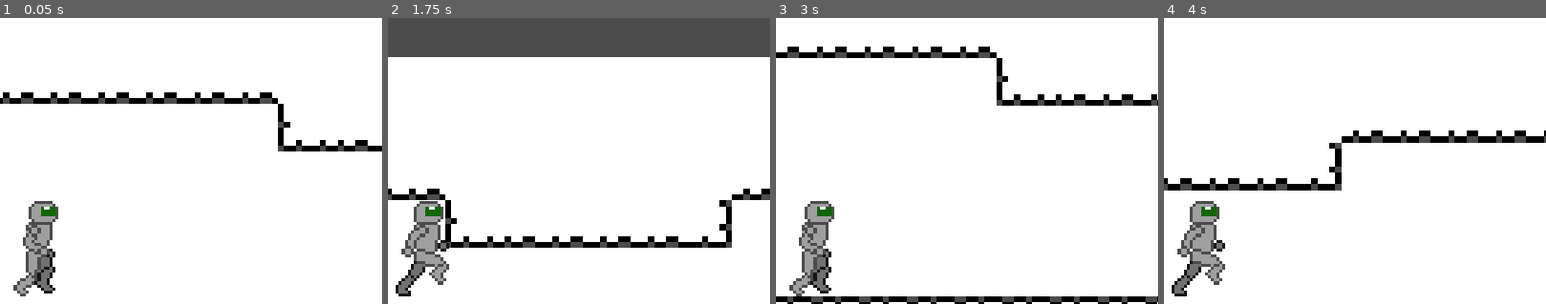
Above: before the commit, frames 1-4 (left to right).
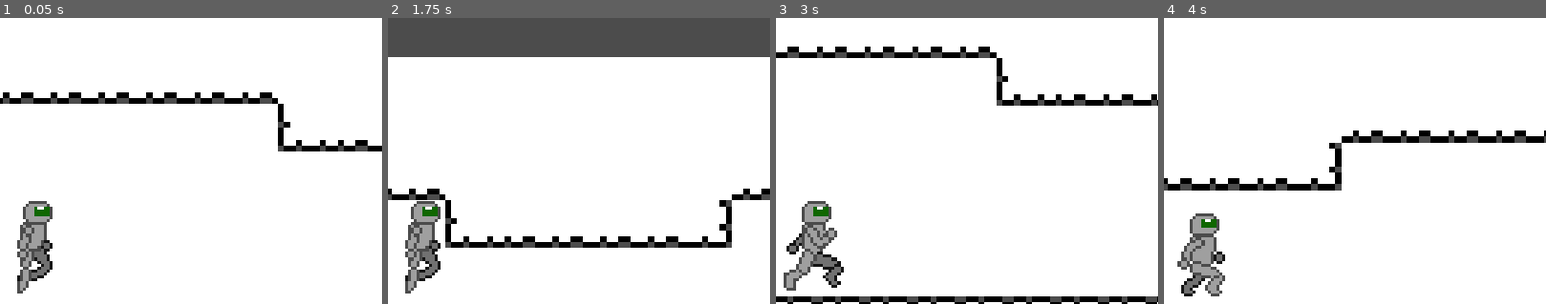
Above: after the commit, the same moments.

Repository: CRosenauer/Lost-Robot
Game: Godot game, scene res://Levels/Test/TestLevel.tscn
Two runs of this game, one before a commit and one after it. Both use one fixed random seed, a clock stepped at 60 frames per second and the inputs below.
Inputs:
- Up to frame 1 (0.05 s): no input
- Up to frame 2 (1.75 s): tap Enter at 0.5 s; hold D (InputRight) from 0.53 s (still down); tap J (InputDash) at 0.6 s; tap Space (InputJump) at 0.77, 1.52 s; tap K (InputGrapple) at 1.35 s
- Up to frame 3 (3 s): release D (InputRight) at 2.03 s; hold A (InputLeft) 2.03-2.78 s; tap J (InputDash) at 2.1 s; hold D (InputRight) from 2.78 s (still down); tap K (InputGrapple) at 2.85 s
- Up to frame 4 (4 s): keep holding D (InputRight); tap Space (InputJump) at 3.02, 3.77 s; tap J (InputDash) at 3.6 s
The pictures show only the part of the screen within x 45-95%, y 10-60%; the shares and areas given below are measured in that part.

The runs differ from the first frame. In frame 1, 2.0% of the frame differs, in the area x 3-16%, y 64-98%; in frame 2, 1.9%; in frame 3, 2.1%; in frame 4, 2.4%, in the area x 2-16%, y 64-98%.

Commit message:
Walljump anims. Still buggy. Added export exe

Diff:
--- a/src/Entity/Characters/Player/Player.gd
+++ b/src/Entity/Characters/Player/Player.gd
@@ -66,8 +66,10 @@
 func _on_locomotion_stateChanged(state):
 	match state:
 		LOCOMOTIONSTATES.LocomotionStates.Jump:
+			$Components/AnimatedComponent.SetAnimation("GroundJump")
 			m_velocity.y =  JumpVelocity
 		LOCOMOTIONSTATES.LocomotionStates.WallJump:
+			$Components/AnimatedComponent.SetAnimation("Jump")
 			if(m_inputs[INPUTS.Input_Right] != 0):
 				m_velocity.x = m_inputs[INPUTS.Input_Right] * WallJumpVelocity.x
 			else:
@@ -88,3 +90,5 @@
 			else:
 				m_velocity.x = GetDirection() * AirDashVelocity.x
 			m_velocity.y = AirDashVelocity.y
+		LOCOMOTIONSTATES.LocomotionStates.PreWallJump:
+			$Components/AnimatedComponent.SetAnimation("PreWallJump")
--- a/src/Entity/Characters/Player/Player.tscn
+++ b/src/Entity/Characters/Player/Player.tscn
@@ -7,8 +7,10 @@
 [ext_resource path="res://Entity/StateMachine/LocomotionStateMachine.tscn" type="PackedScene" id=5]
 [ext_resource path="res://Assets/Character/Idle.png" type="Texture" id=6]
 [ext_resource path="res://Assets/Character/Walk4.png" type="Texture" id=7]
+[ext_resource path="res://Assets/Character/Jump1.png" type="Texture" id=8]
 [ext_resource path="res://Assets/Character/Walk2.png" type="Texture" id=9]
 [ext_resource path="res://Assets/Character/Walk3.png" type="Texture" id=10]
+[ext_resource path="res://Assets/Character/WallJump.png" type="Texture" id=11]
 
 [sub_resource type="SpriteFrames" id=2]
 animations = [ {
@@ -26,6 +28,21 @@
 "loop": true,
 "name": "Walk",
 "speed": 5.0
+}, {
+"frames": [ ExtResource( 8 ), ExtResource( 9 ) ],
+"loop": true,
+"name": "GroundJump",
+"speed": 5.0
+}, {
+"frames": [ ExtResource( 9 ) ],
+"loop": true,
+"name": "Jump",
+"speed": 5.0
+}, {
+"frames": [ ExtResource( 11 ) ],
+"loop": true,
+"name": "PreWallJump",
+"speed": 5.0
 } ]
 
 [sub_resource type="RectangleShape2D" id=1]
@@ -38,7 +55,7 @@
 
 [node name="AnimatedComponent" parent="Components" index="1" instance=ExtResource( 3 )]
 frames = SubResource( 2 )
-animation = "Walk"
+animation = "PreWallJump"
 defaultAnimation = "Idle"
 
 [node name="LocomotionStateMachine" parent="." index="1" instance=ExtResource( 5 )]
Binary file added: src/Assets/Character/Jump1.png
Not shown, added: src/Assets/Character/Jump1.png.import
Binary file changed: src/Assets/Character/Walk1.png
Binary file added: src/Assets/Character/WallJump.png
Not shown, added: src/Assets/Character/WallJump.png.import
Not shown: 1 places in src/Entity/Characters/Player/Player.tscn that only renumber resources
Not shown, added: src/export_presets.cfg
Not shown, added: release/Game.exe
Not shown, added: release/Game.pck
Not shown, added: release/Game.zip.zip
